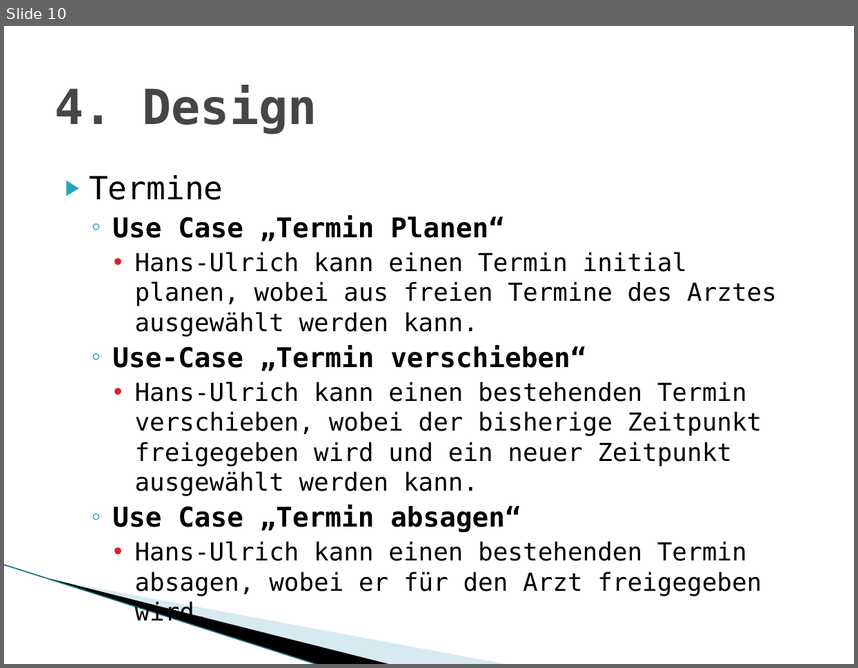
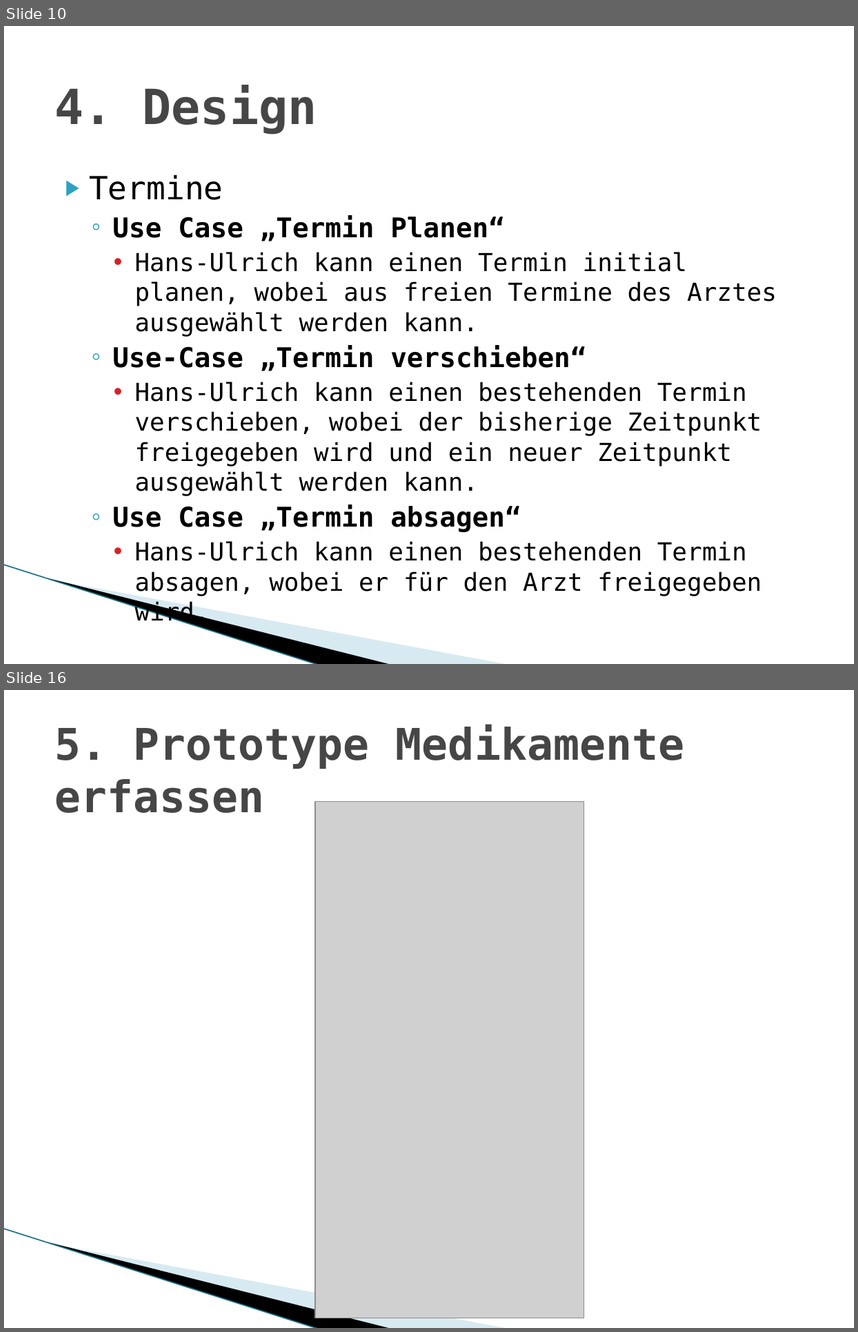
Before and after one commit to MarwinPhilips/ch.bfh.btx8081.w2015.schwarz, a slide deck: Documents/Task 3/Task 03 Design Thinking.pptx. Shown one above the other, each under a label of ours: slide 10 before the commit, slides 10 and 16 after it; the slides between them are not shown. The pictures are 858x668 and 858x1332 pixels, drawn with LibreOffice and Linux fonts; fonts in the diff are those of the drawing; grey boxes stand for pictures; background and template pictures are left out. Boxes give left, top, right and bottom in pixels: in the first picture for what was removed or moved away, otherwise in the second. Text is boxed around its words. In the diff, an @@ line names an element or a change of style, - is before the commit and + after.

```diff
--- a/Documents/Task 3/Task 03 Design Thinking.pptx
+++ b/Documents/Task 3/Task 03 Design Thinking.pptx
@@ slide 16 added at (4,690,854,1328), background #FFFFFF; not listed: 3 template elements that a slide beside it also shows @@
@@ title added at (55,724,684,813), 36.9 pt, text #464646, bold @@
+5. Prototype Medikamente erfassen
@@ picture added at (315,801,584,1318) @@
```
Also in this commit, not shown: 10 slides changed, 5 other slides added, 1 slide removed, 16 other files.
